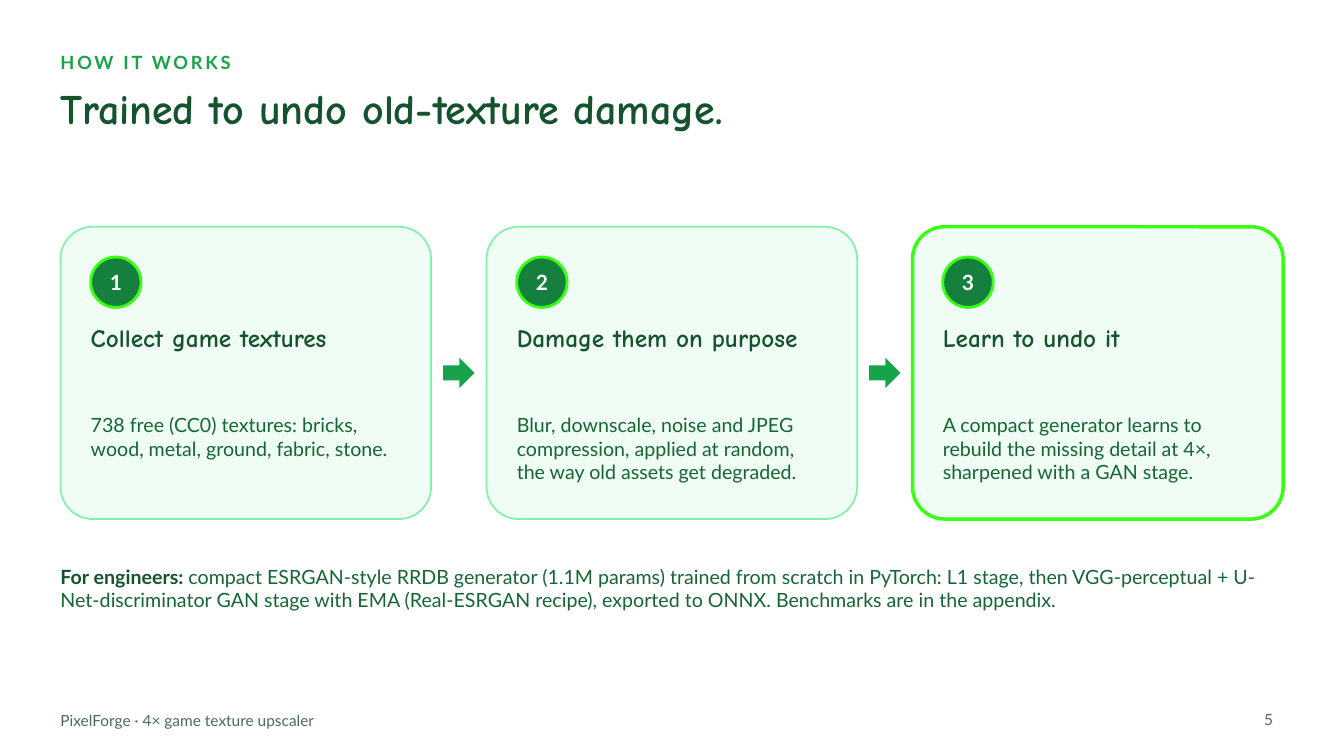
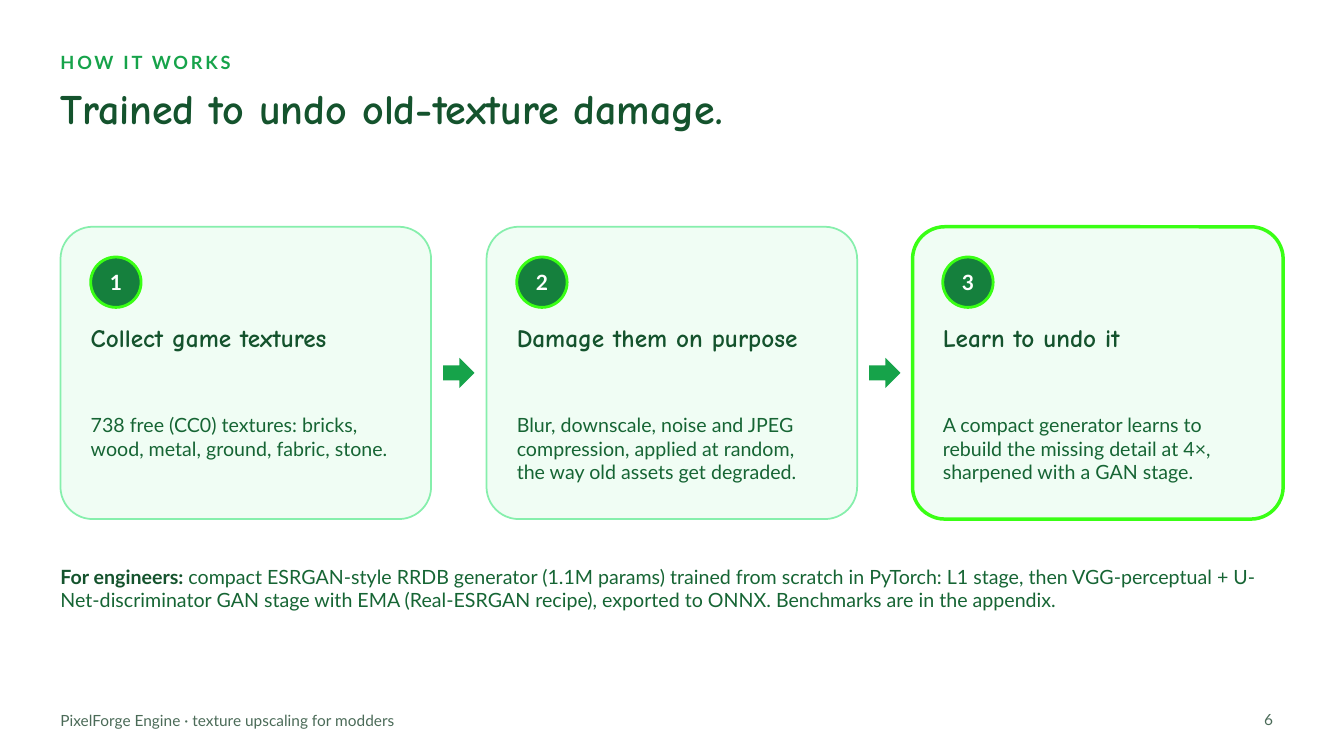
Before and after one commit to Priyanshu-Singh-git/pixelforge, a slide deck: slide 6 of presentation/deck.pptx (slide 5 before the commit). Drawn at 1344x756 pixels with LibreOffice and Linux fonts; fonts in the diff are those of the drawing. Boxes give left, top, right and bottom in pixels: in the first picture for what was removed or moved away, otherwise in the second. Text is boxed around its words. In the diff, an @@ line names an element or a change of style, - is before the commit and + after.

```diff
--- a/presentation/deck.pptx
+++ b/presentation/deck.pptx
@@ text at [60,714,394,729]: text changed @@
-PixelForge · 4× game texture upscaler
+PixelForge Engine · texture upscaling for modders
@@ page number at [1264,714,1273,725]: text changed @@
-5
+6
```
Also in this commit, not shown: 7 other slides changed, 2 slides added, 1 slide removed, 18 other files.
